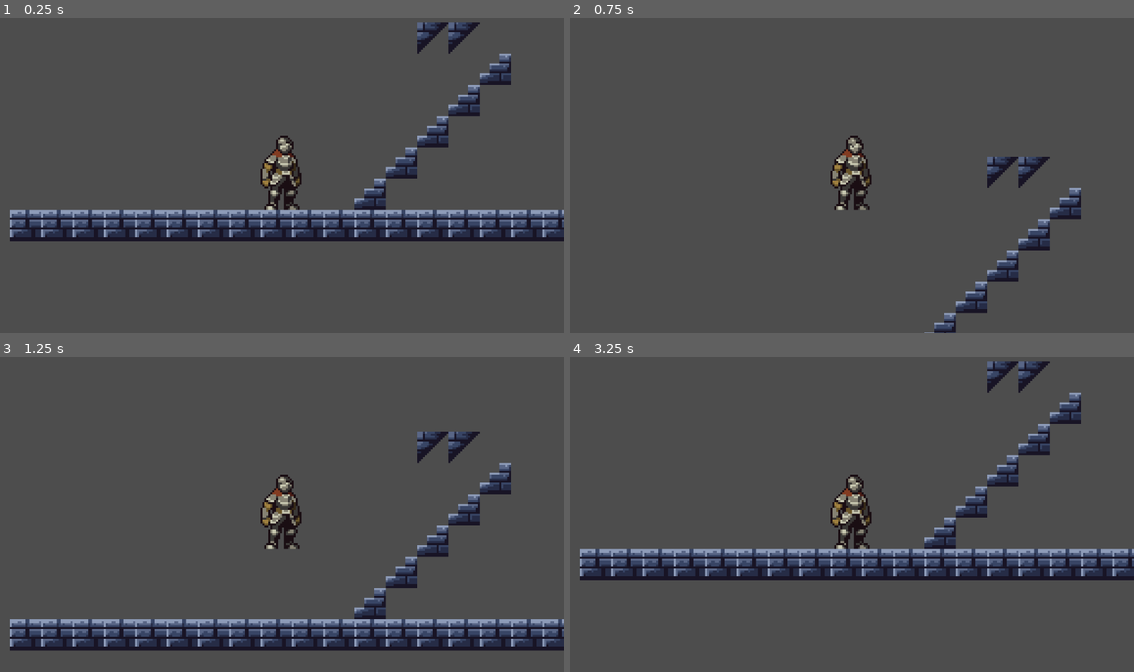
Above: before the commit, frames 1-4 (two rows, left to right).
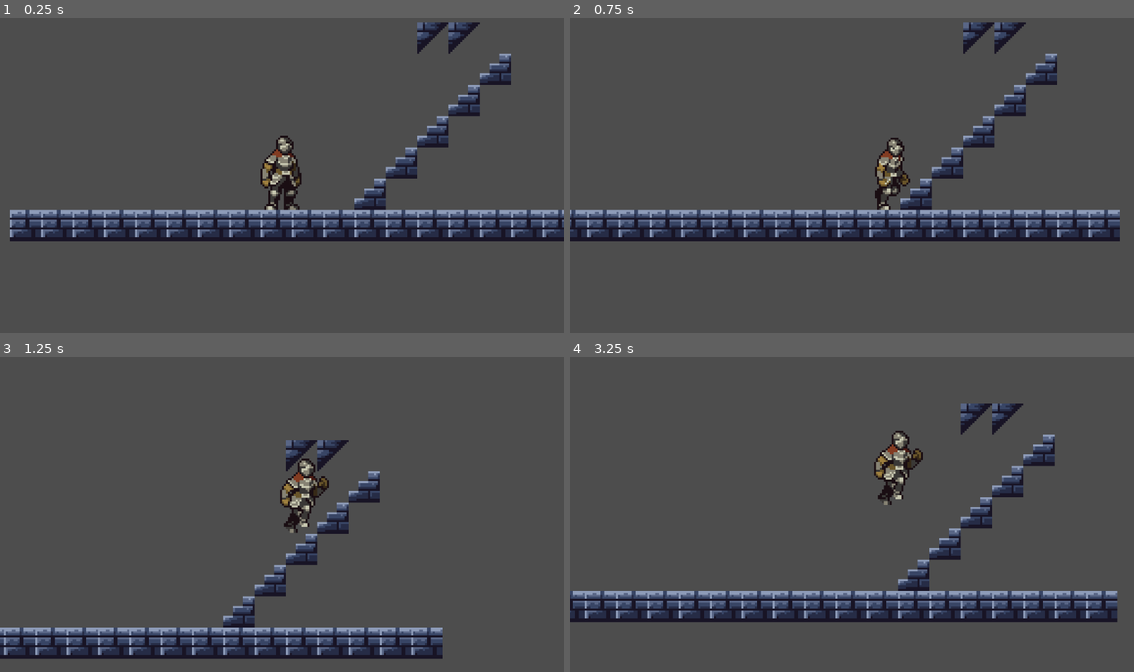
Above: after the commit, the same moments.

Repository: The-Bradster/crono-clones
Game: Godot game, scene res://scenes/main.tscn
Two runs of this game, one before a commit and one after it. Both use one fixed random seed, a clock stepped at 60 frames per second and the inputs below.
Inputs:
- Up to frame 1 (0.25 s): no input
- Up to frame 2 (0.75 s): tap Enter (ui_accept) at 0.5, 0.6 s; hold D (move_right) from 0.53 s (still down)
- Up to frame 3 (1.25 s): keep holding D (move_right); tap Space (jump) at 0.77, 0.8, 1.07 s
- Up to frame 4 (3.25 s): tap Space (jump) at 1.35, 1.52, 1.82, 2.3, 3.02 s; tap Enter (ui_accept) at 1.55, 2.1, 2.85 s; release D (move_right) at 2.03 s; hold A (move_left) 2.03-2.78 s; hold D (move_right) from 2.78 s (still down)

Frame 1 is identical in both runs. In frame 2, 13% of the frame differs, in the area x 0-98%, y 1-100%; in frame 3, 15%; in frame 4, 21%, in the area x 0-100%, y 1-85%.

Commit message:
added new player animations for jump, run, fall including directional logic

Diff:
--- a/scenes/main.tscn
+++ b/scenes/main.tscn
@@ -186,6 +186,7 @@
 [node name="Camera2D" type="Camera2D" parent="Player"]
 position = Vector2(-5, -18)
 zoom = Vector2(4, 4)
+position_smoothing_enabled = true
 
 [node name="TileMap" type="TileMap" parent="."]
 tile_set = SubResource("TileSet_jyhfs")
--- a/scenes/player.tscn
+++ b/scenes/player.tscn
@@ -1,7 +1,10 @@
-[gd_scene load_steps=15 format=3 uid="uid://bqoixqcow7atc"]
+[gd_scene load_steps=33 format=3 uid="uid://cj71m8mj1h0wy"]
 
 [ext_resource type="Texture2D" uid="uid://c0i2oee7k5b8" path="res://assets/Knight Assets/Colour1/Outline/120x80_PNGSheets/_Idle.png" id="1_3vyb7"]
 [ext_resource type="Script" uid="uid://b7qx2r7xgqaig" path="res://scripts/player.gd" id="1_g2els"]
+[ext_resource type="Texture2D" uid="uid://demx4d8u2heku" path="res://assets/Knight Assets/Colour1/Outline/120x80_PNGSheets/_Jump.png" id="3_qlg0r"]
+[ext_resource type="Texture2D" uid="uid://ceemmgf3b7hyc" path="res://assets/Knight Assets/Colour1/Outline/120x80_PNGSheets/_JumpFallInbetween.png" id="4_tuyoq"]
+[ext_resource type="Texture2D" uid="uid://d1t4yfsls8qf5" path="res://assets/Knight Assets/Colour1/Outline/120x80_PNGSheets/_Run.png" id="5_fjrip"]
 
 [sub_resource type="AtlasTexture" id="AtlasTexture_g2els"]
 atlas = ExtResource("1_3vyb7")
@@ -41,6 +44,66 @@
 
 [sub_resource type="AtlasTexture" id="AtlasTexture_d2wvv"]
 atlas = ExtResource("1_3vyb7")
+region = Rect2(1080, 0, 120, 80)
+
+[sub_resource type="AtlasTexture" id="AtlasTexture_3v2ag"]
+atlas = ExtResource("3_qlg0r")
+region = Rect2(0, 0, 120, 80)
+
+[sub_resource type="AtlasTexture" id="AtlasTexture_jej6c"]
+atlas = ExtResource("3_qlg0r")
+region = Rect2(120, 0, 120, 80)
+
+[sub_resource type="AtlasTexture" id="AtlasTexture_f1ej7"]
+atlas = ExtResource("3_qlg0r")
+region = Rect2(240, 0, 120, 80)
+
+[sub_resource type="AtlasTexture" id="AtlasTexture_oprun"]
+atlas = ExtResource("4_tuyoq")
+region = Rect2(0, 0, 120, 80)
+
+[sub_resource type="AtlasTexture" id="AtlasTexture_a8ls1"]
+atlas = ExtResource("4_tuyoq")
+region = Rect2(120, 0, 120, 80)
+
+[sub_resource type="AtlasTexture" id="AtlasTexture_qfm1y"]
+atlas = ExtResource("5_fjrip")
+region = Rect2(0, 0, 120, 80)
+
+[sub_resource type="AtlasTexture" id="AtlasTexture_fulsm"]
+atlas = ExtResource("5_fjrip")
+region = Rect2(120, 0, 120, 80)
+
+[sub_resource type="AtlasTexture" id="AtlasTexture_4r5pv"]
+atlas = ExtResource("5_fjrip")
+region = Rect2(240, 0, 120, 80)
+
+[sub_resource type="AtlasTexture" id="AtlasTexture_60mlk"]
+atlas = ExtResource("5_fjrip")
+region = Rect2(360, 0, 120, 80)
+
+[sub_resource type="AtlasTexture" id="AtlasTexture_i4ail"]
+atlas = ExtResource("5_fjrip")
+region = Rect2(480, 0, 120, 80)
+
+[sub_resource type="AtlasTexture" id="AtlasTexture_a38lo"]
+atlas = ExtResource("5_fjrip")
+region = Rect2(600, 0, 120, 80)
+
+[sub_resource type="AtlasTexture" id="AtlasTexture_4ni07"]
+atlas = ExtResource("5_fjrip")
+region = Rect2(720, 0, 120, 80)
+
+[sub_resource type="AtlasTexture" id="AtlasTexture_l71n6"]
+atlas = ExtResource("5_fjrip")
+region = Rect2(840, 0, 120, 80)
+
+[sub_resource type="AtlasTexture" id="AtlasTexture_ke2ow"]
+atlas = ExtResource("5_fjrip")
+region = Rect2(960, 0, 120, 80)
+
+[sub_resource type="AtlasTexture" id="AtlasTexture_ujl30"]
+atlas = ExtResource("5_fjrip")
 region = Rect2(1080, 0, 120, 80)
 
 [sub_resource type="SpriteFrames" id="SpriteFrames_3v2ag"]
@@ -79,6 +142,66 @@
 "loop": true,
 "name": &"idle",
 "speed": 10.0
+}, {
+"frames": [{
+"duration": 1.0,
+"texture": SubResource("AtlasTexture_3v2ag")
+}, {
+"duration": 1.0,
+"texture": SubResource("AtlasTexture_jej6c")
+}, {
+"duration": 1.0,
+"texture": SubResource("AtlasTexture_f1ej7")
+}],
+"loop": true,
+"name": &"jump",
+"speed": 5.0
+}, {
+"frames": [{
+"duration": 1.0,
+"texture": SubResource("AtlasTexture_oprun")
+}, {
+"duration": 1.0,
+"texture": SubResource("AtlasTexture_a8ls1")
+}],
+"loop": true,
+"name": &"jump_fall",
+"speed": 5.0
+}, {
+"frames": [{
+"duration": 1.0,
+"texture": SubResource("AtlasTexture_qfm1y")
+}, {
+"duration": 1.0,
+"texture": SubResource("AtlasTexture_fulsm")
+}, {
+"duration": 1.0,
+"texture": SubResource("AtlasTexture_4r5pv")
+}, {
+"duration": 1.0,
+"texture": SubResource("AtlasTexture_60mlk")
+}, {
+"duration": 1.0,
+"texture": SubResource("AtlasTexture_i4ail")
+}, {
+"duration": 1.0,
+"texture": SubResource("AtlasTexture_a38lo")
+}, {
+"duration": 1.0,
+"texture": SubResource("AtlasTexture_4ni07")
+}, {
+"duration": 1.0,
+"texture": SubResource("AtlasTexture_l71n6")
+}, {
+"duration": 1.0,
+"texture": SubResource("AtlasTexture_ke2ow")
+}, {
+"duration": 1.0,
+"texture": SubResource("AtlasTexture_ujl30")
+}],
+"loop": true,
+"name": &"run",
+"speed": 15.0
 }]
 
 [sub_resource type="CapsuleShape2D" id="CapsuleShape2D_jej6c"]
@@ -91,7 +214,7 @@
 [node name="AnimatedSprite2D" type="AnimatedSprite2D" parent="."]
 position = Vector2(0, -40)
 sprite_frames = SubResource("SpriteFrames_3v2ag")
-animation = &"idle"
+animation = &"jump"
 autoplay = "idle"
 
 [node name="CollisionShape2D" type="CollisionShape2D" parent="."]
--- a/scripts/player.gd
+++ b/scripts/player.gd
@@ -1,25 +1,38 @@
 extends CharacterBody2D
 
+@onready var sprite = $AnimatedSprite2D
 
-const SPEED = 300.0
-const JUMP_VELOCITY = -400.0
-
+const SPEED = 150.0
+const JUMP_VELOCITY = -300.0
 
 func _physics_process(delta: float) -> void:
 	# Add the gravity.
 	if not is_on_floor():
 		velocity += get_gravity() * delta
+		# Play jumping animation when moving upward, falling animation when moving downward
+		if velocity.y < 0 and sprite.animation != "jump":
+			sprite.play("jump")
+		elif velocity.y > 0 and sprite.animation != "jump_fall":
+			sprite.play("jump_fall")
 
 	# Handle jump.
-	if Input.is_action_just_pressed("ui_accept") and is_on_floor():
+	if Input.is_action_just_pressed("jump") and is_on_floor():
 		velocity.y = JUMP_VELOCITY
+		sprite.play("jump")
 
 	# Get the input direction and handle the movement/deceleration.
-	# As good practice, you should replace UI actions with custom gameplay actions.
-	var direction := Input.get_axis("ui_left", "ui_right")
+	var direction := Input.get_axis("move_left", "move_right")
 	if direction:
 		velocity.x = direction * SPEED
+		# Flip the sprite based on movement direction
+		sprite.flip_h = direction < 0
+		# Play running animation when moving on the ground
+		if is_on_floor() and sprite.animation != "run":
+			sprite.play("run")
 	else:
 		velocity.x = move_toward(velocity.x, 0, SPEED)
+		# Play idle animation when standing still on the ground
+		if is_on_floor() and sprite.animation != "idle":
+			sprite.play("idle")
 
 	move_and_slide()
Not shown: 1 places in scenes/main.tscn that only renumber resources
